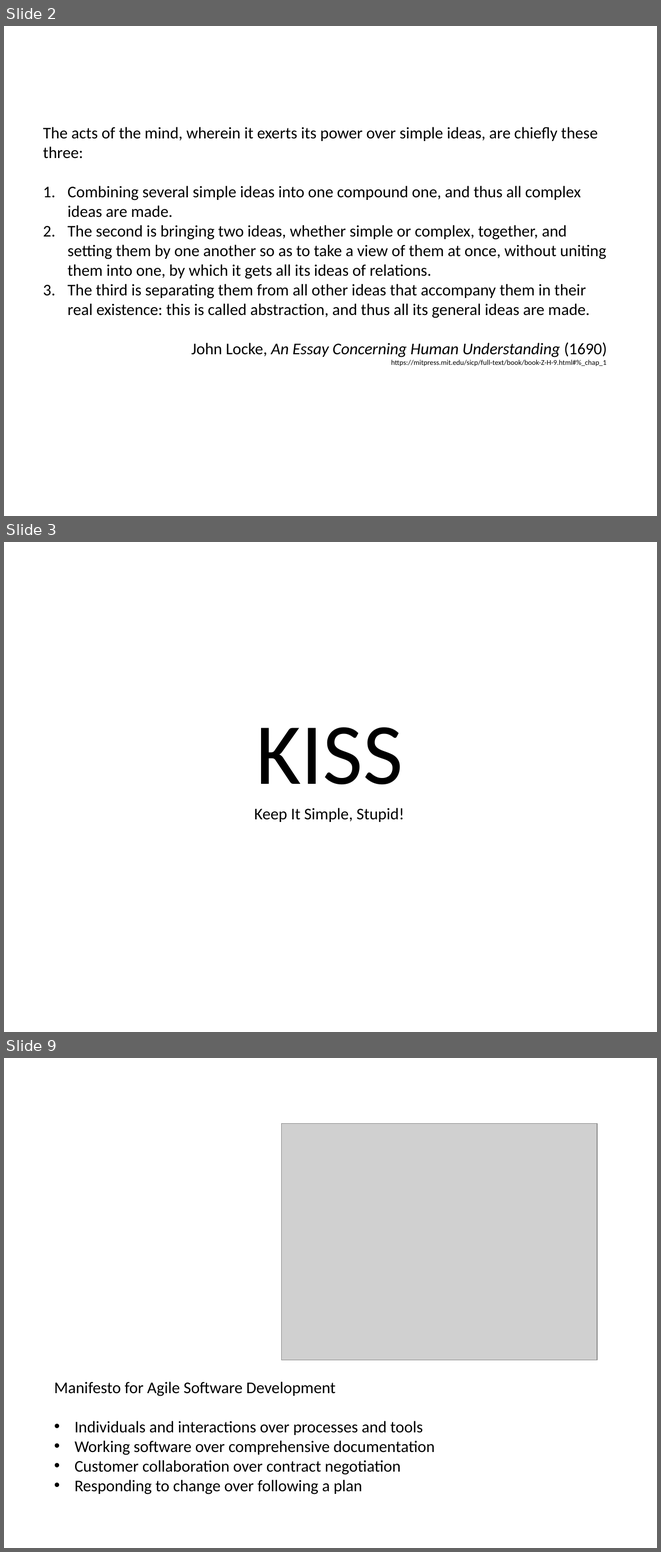
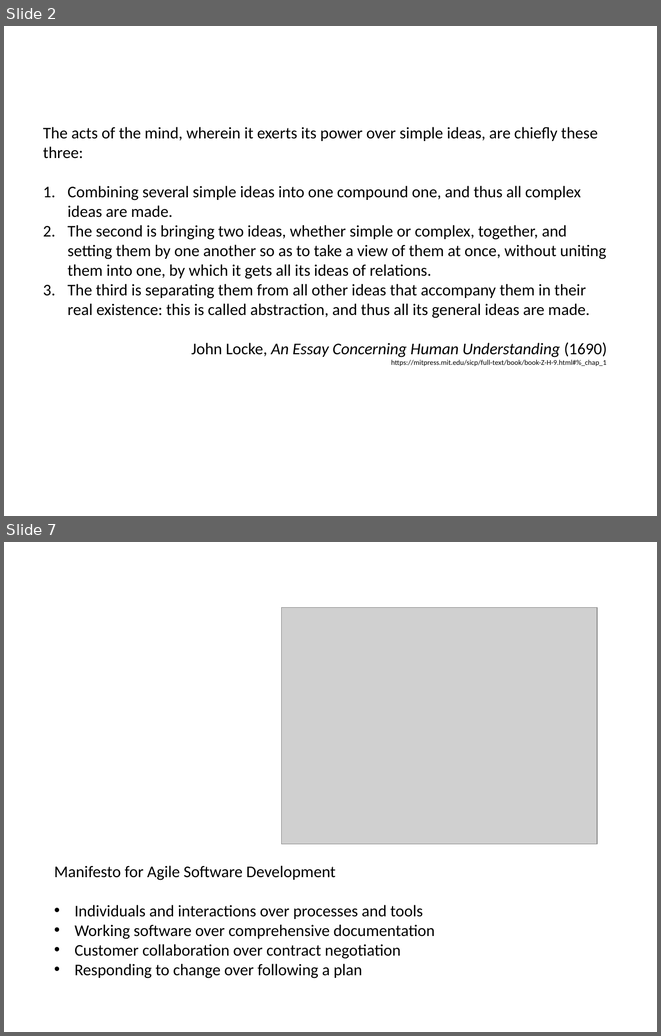
Before and after one commit to hotjk/translation, a slide deck: abstract.pptx. Shown one above the other, each under a label of ours: slides 2, 3 and 9 before the commit, slides 2 and 7 after it; the slides between them are not shown. The pictures are 661x1552 and 661x1036 pixels, drawn with LibreOffice and Linux fonts; fonts in the diff are those of the drawing; grey boxes stand for pictures. Boxes give left, top, right and bottom in pixels: in the first picture for what was removed or moved away, otherwise in the second. Text is boxed around its words. In the diff, an @@ line names an element or a change of style, - is before the commit and + after.

```diff
--- a/abstract.pptx
+++ b/abstract.pptx
@@ slide 3 removed at (4,542,657,1032), background #FFFFFF @@
@@ text removed at (256,727,403,784) @@
-KISS
@@ text removed at (254,808,404,822) @@
-Keep It Simple, Stupid!
@@ what was slide 9 is now slide 7 @@
```
Also in this commit, not shown: 8 slides changed, 3 slides added, 3 other slides removed, 1 other file.
